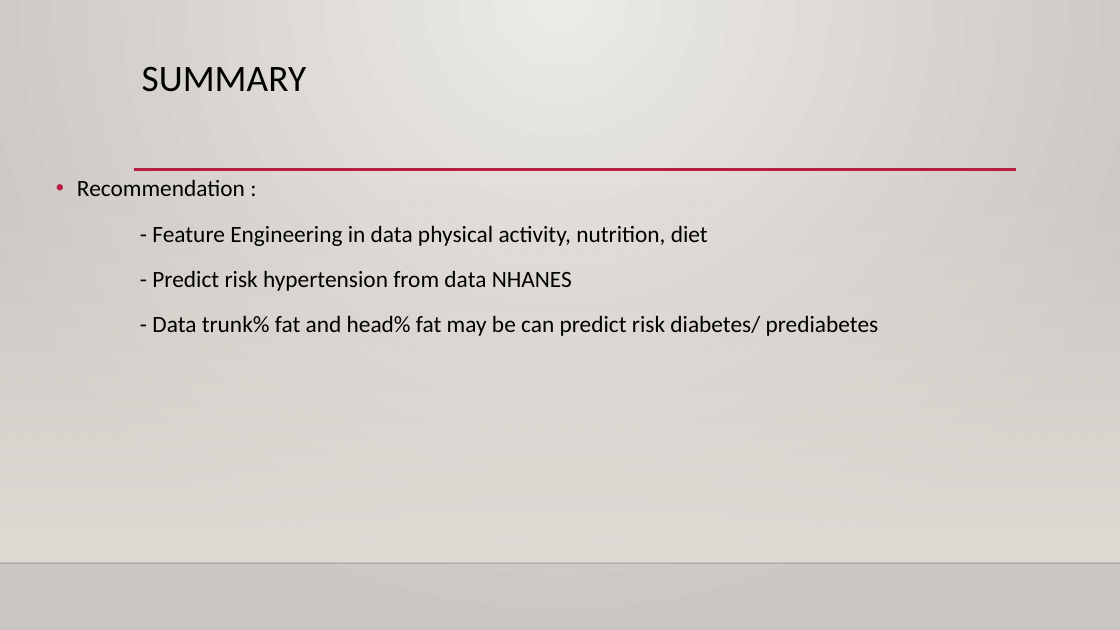
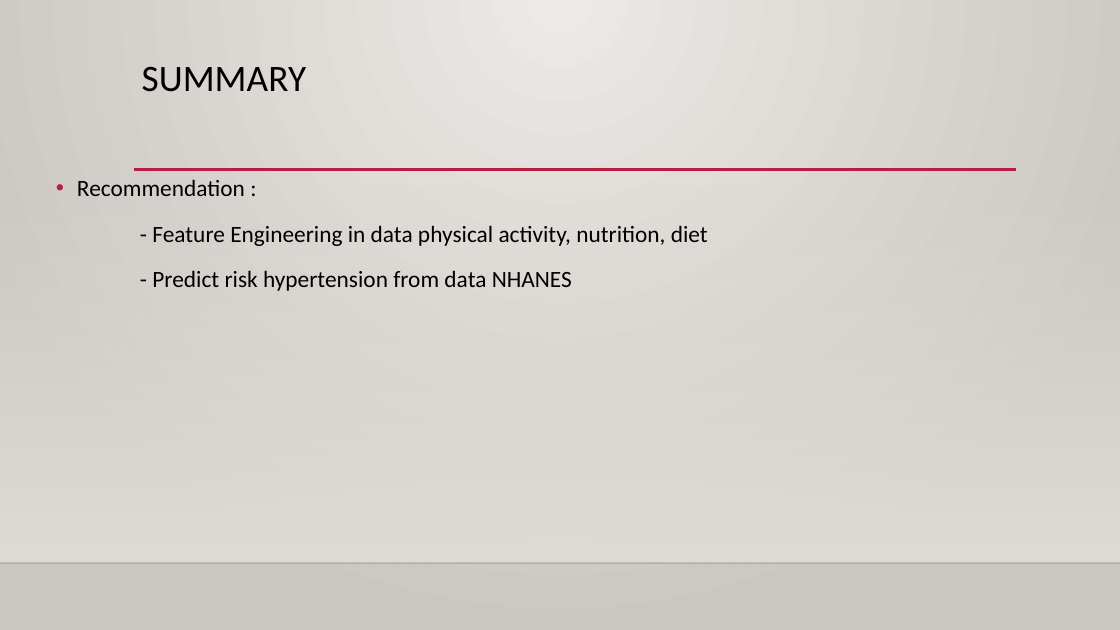
Before and after one commit to dinanad/Final-Project-Diabetes-Type-II-Risk-Prediction, a slide deck: slide 13 of Diabetes Prediction.pptx (slide 16 before the commit). Drawn at 1120x630 pixels with LibreOffice and Linux fonts; fonts in the diff are those of the drawing; background and template pictures are left out. Boxes give left, top, right and bottom in pixels: in the first picture for what was removed or moved away, otherwise in the second. Text is boxed around its words. In the diff, an @@ line names an element or a change of style, - is before the commit and + after.

```diff
--- a/Diabetes Prediction.pptx
+++ b/Diabetes Prediction.pptx
@@ text at (152,315,879,336): paragraph removed @@
-- Data trunk% fat and head% fat may be can predict risk diabetes/ prediabetes
```
Also in this commit, not shown: 2 other slides changed, 6 slides removed.
